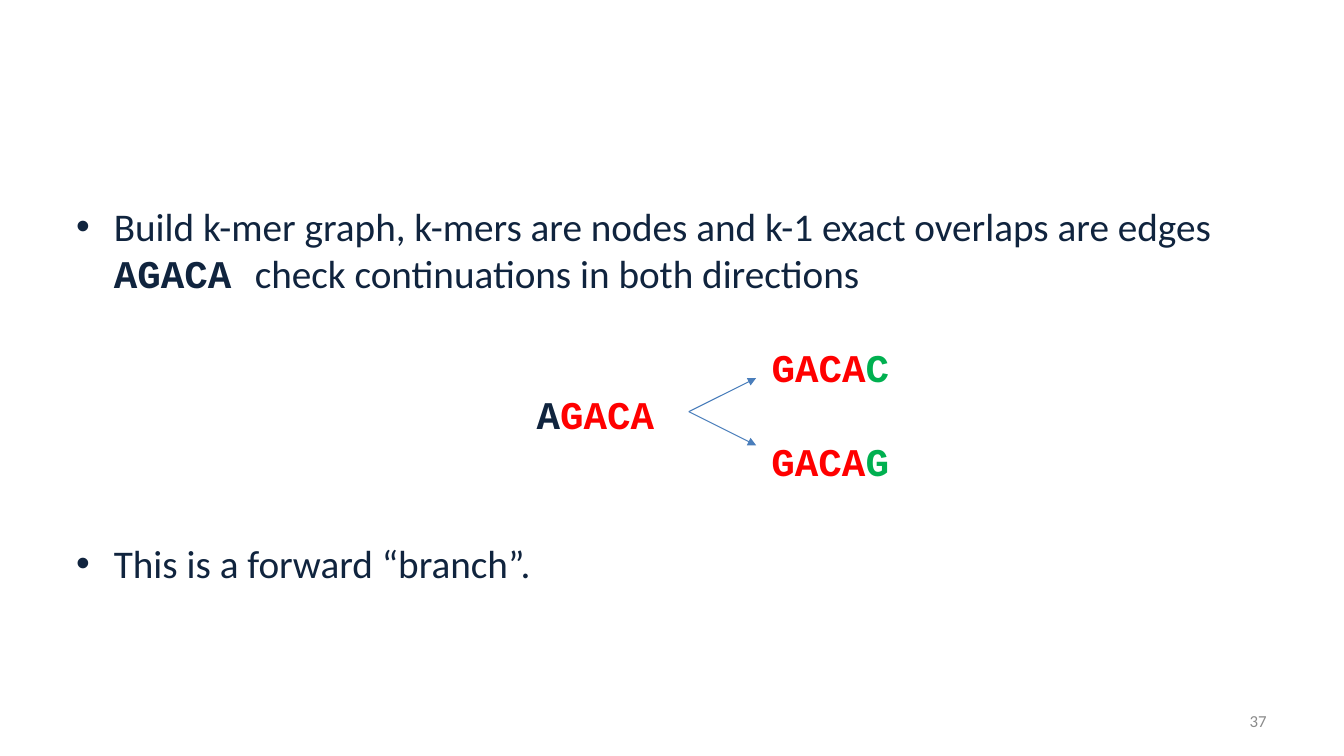
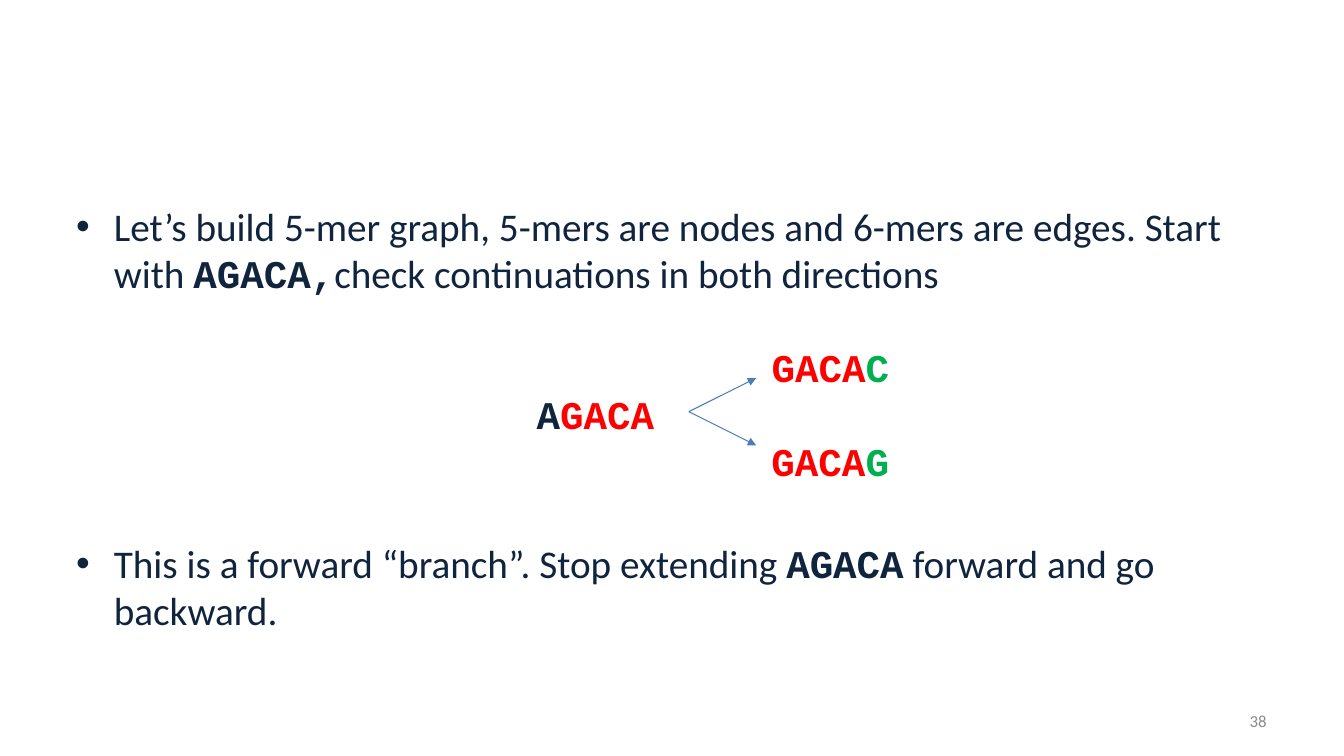
Before and after one commit to alekseyzimin/BME-Algorithms-for-Analysis-of-Genomic-Data, a slide deck: slide 38 of Fall 2026/Week 5 -- Genome Assembly Algorithms.pptx (slide 37 before the commit). Drawn at 1344x756 pixels with LibreOffice and Linux fonts; fonts in the diff are those of the drawing; background and template pictures are left out. Boxes give left, top, right and bottom in pixels: in the first picture for what was removed or moved away, otherwise in the second. Text is boxed around its words. In the diff, an @@ line names an element or a change of style, - is before the commit and + after.

```diff
--- a/Fall 2026/Week 5 -- Genome Assembly Algorithms.pptx
+++ b/Fall 2026/Week 5 -- Genome Assembly Algorithms.pptx
@@ text at [114, 213, 1221, 626]: text changed @@
-• Build k-mer graph, k-mers are nodes and k-1 exact overlaps are edges
-  AGACA check continuations in both directions
-  GACAC
-  AGACA
-  GACAG none A
-• This is a forward “branch”.
+• Let’s build 5-mer graph, 5-mers are nodes and 6-mers are edges. Start with AGACA,check continuations in both directions
+  GACAC
+  AGACA
+  GACAG none A
+• This is a forward “branch”. Stop extending AGACA forward and go backward.
@@ page number at [1250, 715, 1267, 727]: text changed @@
-37
+38
```
Also in this commit, not shown: 21 other slides changed, 5 slides added.
